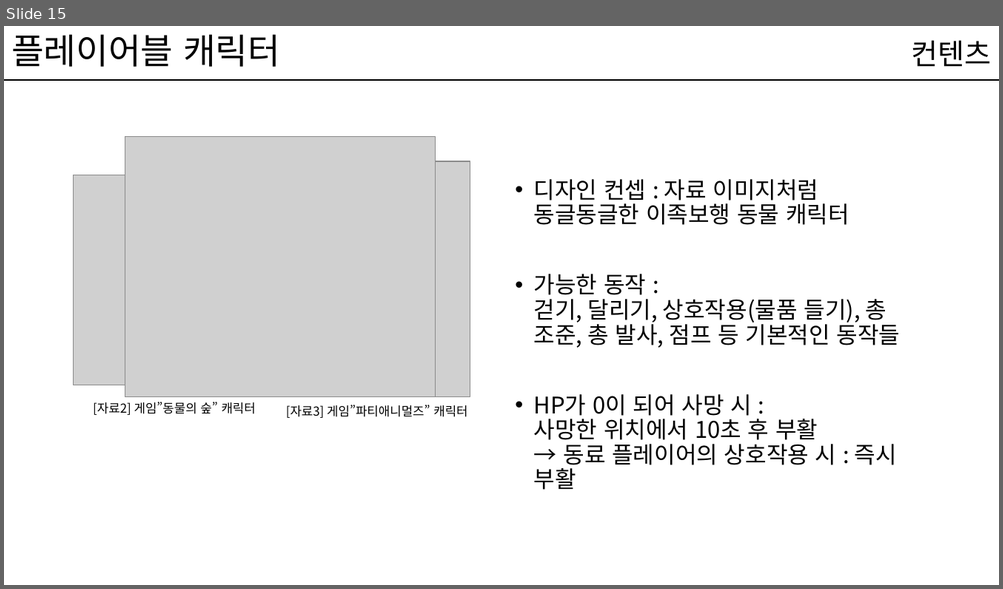
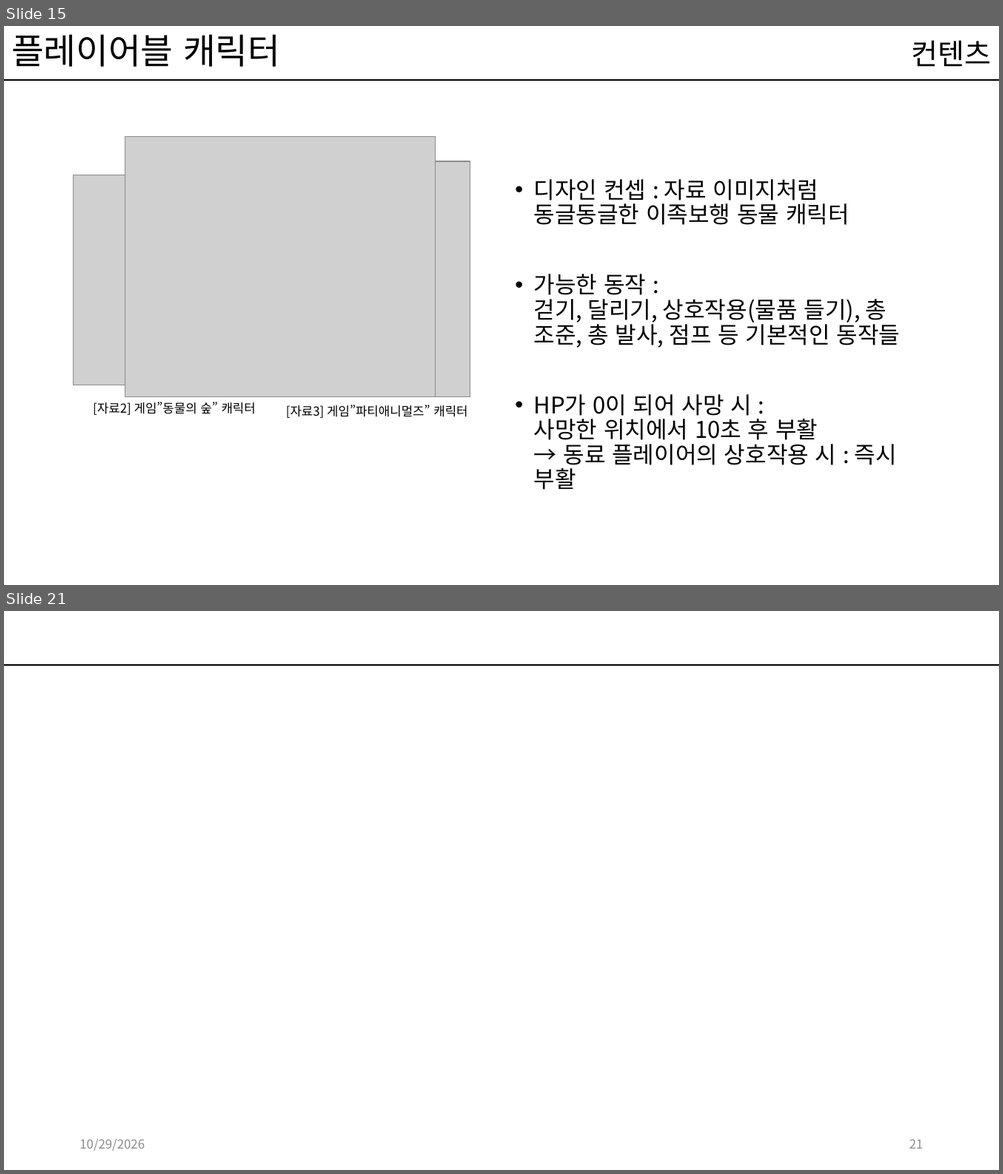
Before and after one commit to kwakyerin/2026_Graduation_Project, a slide deck: documents/HyunahKwon/design/designing/for_teammates/배트와 달트_기획.pptx. Shown one above the other, each under a label of ours: slide 15 before the commit, slides 15 and 21 after it; the slides between them are not shown. The pictures are 1003x589 and 1003x1174 pixels, drawn with LibreOffice and Linux fonts; fonts in the diff are those of the drawing; grey boxes stand for pictures. Boxes give left, top, right and bottom in pixels: in the first picture for what was removed or moved away, otherwise in the second. Text is boxed around its words. In the diff, an @@ line names an element or a change of style, - is before the commit and + after.

```diff
--- a/documents/HyunahKwon/design/designing/for_teammates/배트와 달트_기획.pptx
+++ b/documents/HyunahKwon/design/designing/for_teammates/배트와 달트_기획.pptx
@@ slide 21 added at [4, 611, 999, 1170], background #FFFFFF; not listed: 1 template element that a slide beside it also shows @@
@@ text added at [79, 1139, 145, 1151], 12 pt, text #8C8C8C @@
+10/29/2026
@@ page number added at [909, 1139, 923, 1149], 12 pt, text #8C8C8C @@
+21
```
Also in this commit, not shown: 80 slides changed, 4 other slides added, 1 slide removed.
